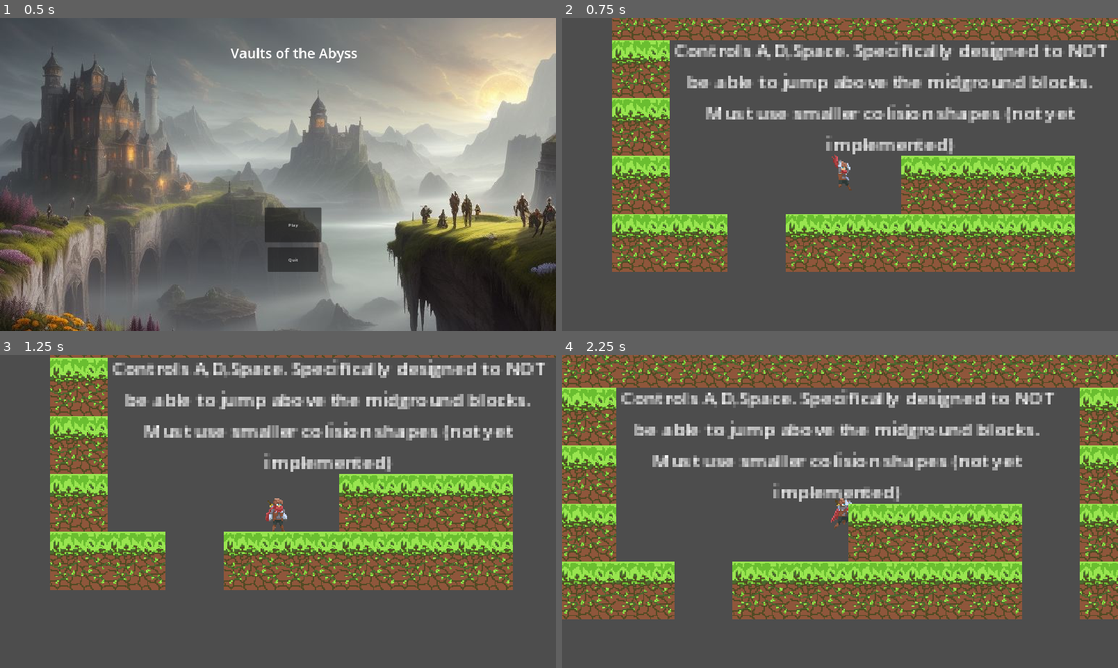
Above: before the commit, frames 1-4 (two rows, left to right).
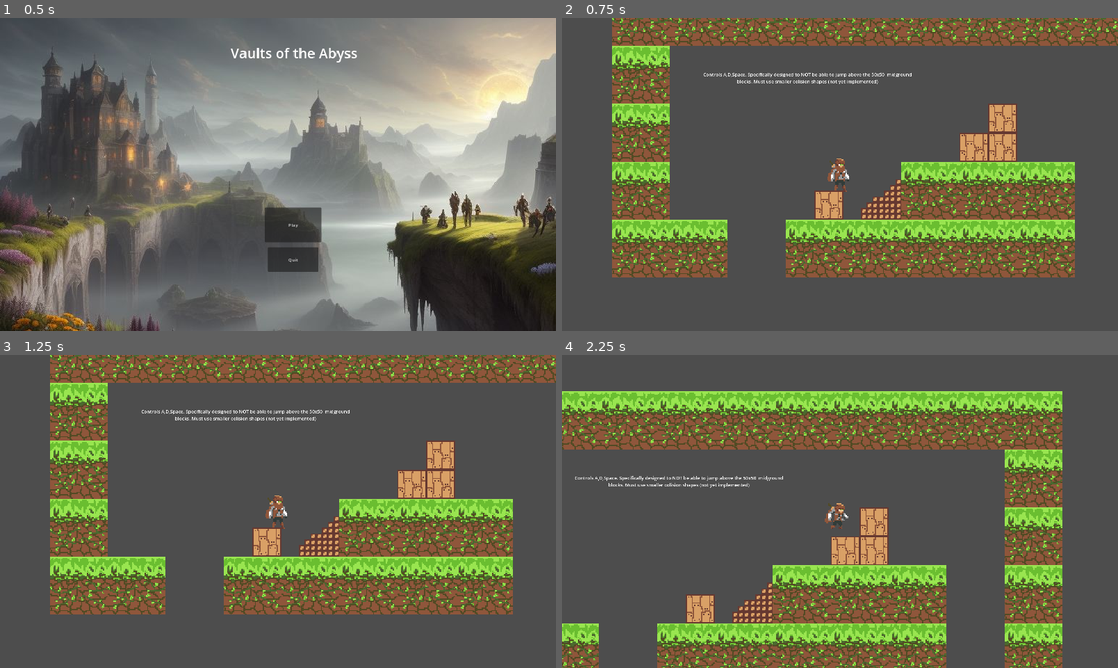
Above: after the commit, the same moments.

Repository: KevinSCoursey/VaultsOfTheAbyss
Game: Godot game, scene res://Scenes/UI/Menus/title_screen.tscn
Same seed, same stepped clock (60 frames per second), same inputs: the game is played once before the commit and once after it.
Inputs:
- Up to frame 1 (0.5 s): no input
- Up to frame 2 (0.75 s): click "Play" at 0.5 s
- Up to frame 3 (1.25 s): no input
- Up to frame 4 (2.25 s): tap Enter at 1.25 s; hold D (move_right) from 1.28 s (still down); tap Space (jump) at 1.35, 1.52, 1.82, 2.1 s

Frame 1 is identical in both runs. In frame 2, 32% of the frame differs, in the area x 9-100%, y 0-83%; in frame 3, 40%; in frame 4, 70%, in the area x 0-100%, y 0-100%.

Commit message:
More tilemaps

Diff:
--- /dev/null
+++ b/2D Navigation/Tile Set/tile_set_surface_25x25.tres
@@ -0,0 +1,17 @@
+[gd_resource type="TileSet" load_steps=3 format=3 uid="uid://clfctc35gppci"]
+
+[ext_resource type="Texture2D" uid="uid://brh3lekrkifko" path="res://Sprites/Tilemap/Midground/WoodBox25x25.png" id="1_niu7b"]
+
+[sub_resource type="TileSetAtlasSource" id="TileSetAtlasSource_cnacl"]
+texture = ExtResource("1_niu7b")
+texture_region_size = Vector2i(25, 25)
+0:0/0 = 0
+0:0/0/physics_layer_0/linear_velocity = Vector2(0, 0)
+0:0/0/physics_layer_0/angular_velocity = 0.0
+0:0/0/physics_layer_0/polygon_0/points = PackedVector2Array(-12.5, -12.5, 12.5, -12.5, 12.5, 12.5, -12.5, 12.5)
+
+[resource]
+tile_size = Vector2i(25, 25)
+physics_layer_0/collision_layer = 1
+navigation_layer_0/layers = 1
+sources/0 = SubResource("TileSetAtlasSource_cnacl")
--- /dev/null
+++ b/2D Navigation/Tile Set/tile_set_surface_50x50.tres
@@ -0,0 +1,17 @@
+[gd_resource type="TileSet" load_steps=3 format=3 uid="uid://b7n4ofp3g3wa4"]
+
+[ext_resource type="Texture2D" uid="uid://bl206rkrptcs3" path="res://Sprites/Tilemap/Midground/Grass.png" id="1_tqnob"]
+
+[sub_resource type="TileSetAtlasSource" id="TileSetAtlasSource_yopmb"]
+texture = ExtResource("1_tqnob")
+texture_region_size = Vector2i(50, 50)
+0:0/0 = 0
+0:0/0/physics_layer_0/linear_velocity = Vector2(0, 0)
+0:0/0/physics_layer_0/angular_velocity = 0.0
+0:0/0/physics_layer_0/polygon_0/points = PackedVector2Array(-25, -25, 25, -25, 25, 25, -25, 25)
+
+[resource]
+tile_size = Vector2i(50, 50)
+physics_layer_0/collision_layer = 1
+navigation_layer_0/layers = 1
+sources/1 = SubResource("TileSetAtlasSource_yopmb")
--- /dev/null
+++ b/2D Navigation/Tile Set/tile_set_surface_5x5.tres
@@ -0,0 +1,16 @@
+[gd_resource type="TileSet" load_steps=3 format=3 uid="uid://bbkq7goyf282c"]
+
+[ext_resource type="Texture2D" uid="uid://ds822bomnr0bm" path="res://Sprites/Tilemap/Midground/WoodBox5x5.png" id="1_buvgl"]
+
+[sub_resource type="TileSetAtlasSource" id="TileSetAtlasSource_usygt"]
+texture = ExtResource("1_buvgl")
+texture_region_size = Vector2i(5, 5)
+0:0/0 = 0
+0:0/0/physics_layer_0/linear_velocity = Vector2(0, 0)
+0:0/0/physics_layer_0/angular_velocity = 0.0
+0:0/0/physics_layer_0/polygon_0/points = PackedVector2Array(-2.5, -2.5, 2.5, -2.5, 2.5, 2.5, -2.5, 2.5)
+
+[resource]
+tile_size = Vector2i(5, 5)
+physics_layer_0/collision_layer = 1
+sources/1 = SubResource("TileSetAtlasSource_usygt")
--- a/Scenes/Character/Player/player.gd
+++ b/Scenes/Character/Player/player.gd
@@ -2,7 +2,9 @@
 
 
 const SPEED = 300.0
-const JUMP_VELOCITY = -250.0
+const JUMP_VELOCITY = -300.0
+# Step height in pixels
+const STEP_HEIGHT = 5
 @onready var animation_player := $AnimationPlayer
 @onready var animated_sprite_2d := $AnimatedSprite2D
 
--- a/Scenes/Character/Player/player.tscn
+++ b/Scenes/Character/Player/player.tscn
@@ -1,67 +1,87 @@
-[gd_scene load_steps=22 format=3 uid="uid://c1lws0l4s5j43"]
-
-[ext_resource type="Texture2D" uid="uid://cgyssfxnvrqvj" path="res://Sprites/adventurer-v1.5-Sheet.png" id="1_q064u"]
-
-[sub_resource type="CapsuleShape2D" id="CapsuleShape2D_2okn0"]
-radius = 7.0
-height = 29.0
-
-[sub_resource type="AtlasTexture" id="AtlasTexture_qhme3"]
-atlas = ExtResource("1_q064u")
-region = Rect2(50, 111, 50, 37)
-
-[sub_resource type="AtlasTexture" id="AtlasTexture_tbgt2"]
-atlas = ExtResource("1_q064u")
-region = Rect2(100, 111, 50, 37)
-
-[sub_resource type="AtlasTexture" id="AtlasTexture_6ai6v"]
-atlas = ExtResource("1_q064u")
-region = Rect2(0, 0, 50, 37)
-
-[sub_resource type="AtlasTexture" id="AtlasTexture_mpjp4"]
-atlas = ExtResource("1_q064u")
-region = Rect2(50, 0, 50, 37)
-
-[sub_resource type="AtlasTexture" id="AtlasTexture_jvanf"]
-atlas = ExtResource("1_q064u")
-region = Rect2(100, 0, 50, 37)
-
-[sub_resource type="AtlasTexture" id="AtlasTexture_dus50"]
-atlas = ExtResource("1_q064u")
-region = Rect2(150, 0, 50, 37)
-
-[sub_resource type="AtlasTexture" id="AtlasTexture_jiwpv"]
-atlas = ExtResource("1_q064u")
-region = Rect2(50, 74, 50, 37)
-
-[sub_resource type="AtlasTexture" id="AtlasTexture_uq8k7"]
-atlas = ExtResource("1_q064u")
-region = Rect2(100, 74, 50, 37)
-
-[sub_resource type="AtlasTexture" id="AtlasTexture_mbt0n"]
-atlas = ExtResource("1_q064u")
-region = Rect2(150, 74, 50, 37)
-
-[sub_resource type="AtlasTexture" id="AtlasTexture_fq8wk"]
-atlas = ExtResource("1_q064u")
-region = Rect2(50, 37, 50, 37)
-
-[sub_resource type="AtlasTexture" id="AtlasTexture_csj5p"]
-atlas = ExtResource("1_q064u")
-region = Rect2(150, 37, 50, 37)
-
-[sub_resource type="AtlasTexture" id="AtlasTexture_is03k"]
-atlas = ExtResource("1_q064u")
-region = Rect2(100, 37, 50, 37)
+[gd_scene load_steps=27 format=3 uid="uid://c1lws0l4s5j43"]
+
+[ext_resource type="Texture2D" uid="uid://bt1pwbsheqdps" path="res://Sprites/Adventurer Sheet 30x30.png" id="1_46141"]
+
+[sub_resource type="CapsuleShape2D" id="CapsuleShape2D_g6lcy"]
+radius = 6.5
+height = 27.0
+
+[sub_resource type="AtlasTexture" id="AtlasTexture_i0c3r"]
+atlas = ExtResource("1_46141")
+region = Rect2(0, 90, 30, 30)
+
+[sub_resource type="AtlasTexture" id="AtlasTexture_b10rq"]
+atlas = ExtResource("1_46141")
+region = Rect2(30, 90, 30, 30)
+
+[sub_resource type="AtlasTexture" id="AtlasTexture_va83i"]
+atlas = ExtResource("1_46141")
+region = Rect2(0, 0, 30, 30)
+
+[sub_resource type="AtlasTexture" id="AtlasTexture_q1g8y"]
+atlas = ExtResource("1_46141")
+region = Rect2(30, 0, 30, 30)
+
+[sub_resource type="AtlasTexture" id="AtlasTexture_4vch5"]
+atlas = ExtResource("1_46141")
+region = Rect2(60, 0, 30, 30)
+
+[sub_resource type="AtlasTexture" id="AtlasTexture_sswfh"]
+atlas = ExtResource("1_46141")
+region = Rect2(90, 0, 30, 30)
+
+[sub_resource type="AtlasTexture" id="AtlasTexture_cdyn1"]
+atlas = ExtResource("1_46141")
+region = Rect2(0, 60, 30, 30)
+
+[sub_resource type="AtlasTexture" id="AtlasTexture_l106m"]
+atlas = ExtResource("1_46141")
+region = Rect2(30, 60, 30, 30)
+
+[sub_resource type="AtlasTexture" id="AtlasTexture_17xbp"]
+atlas = ExtResource("1_46141")
+region = Rect2(60, 60, 30, 30)
+
+[sub_resource type="AtlasTexture" id="AtlasTexture_bfvhu"]
+atlas = ExtResource("1_46141")
+region = Rect2(90, 60, 30, 30)
+
+[sub_resource type="AtlasTexture" id="AtlasTexture_8jmay"]
+atlas = ExtResource("1_46141")
+region = Rect2(0, 30, 30, 30)
+
+[sub_resource type="AtlasTexture" id="AtlasTexture_lp8y6"]
+atlas = ExtResource("1_46141")
+region = Rect2(30, 30, 30, 30)
+
+[sub_resource type="AtlasTexture" id="AtlasTexture_n63gp"]
+atlas = ExtResource("1_46141")
+region = Rect2(60, 30, 30, 30)
+
+[sub_resource type="AtlasTexture" id="AtlasTexture_y0dwo"]
+atlas = ExtResource("1_46141")
+region = Rect2(90, 30, 30, 30)
+
+[sub_resource type="AtlasTexture" id="AtlasTexture_fuatw"]
+atlas = ExtResource("1_46141")
+region = Rect2(120, 30, 30, 30)
+
+[sub_resource type="AtlasTexture" id="AtlasTexture_qxjbj"]
+atlas = ExtResource("1_46141")
+region = Rect2(150, 30, 30, 30)
+
+[sub_resource type="AtlasTexture" id="AtlasTexture_cajde"]
+atlas = ExtResource("1_46141")
+region = Rect2(180, 30, 30, 30)
 
 [sub_resource type="SpriteFrames" id="SpriteFrames_qdf8u"]
 animations = [{
 "frames": [{
 "duration": 1.0,
-"texture": SubResource("AtlasTexture_qhme3")
-}, {
-"duration": 1.0,
-"texture": SubResource("AtlasTexture_tbgt2")
+"texture": SubResource("AtlasTexture_i0c3r")
+}, {
+"duration": 1.0,
+"texture": SubResource("AtlasTexture_b10rq")
 }],
 "loop": true,
 "name": &"fall",
@@ -69,30 +89,33 @@
 }, {
 "frames": [{
 "duration": 2.0,
-"texture": SubResource("AtlasTexture_6ai6v")
+"texture": SubResource("AtlasTexture_va83i")
 }, {
 "duration": 1.5,
-"texture": SubResource("AtlasTexture_mpjp4")
+"texture": SubResource("AtlasTexture_q1g8y")
 }, {
 "duration": 1.4,
-"texture": SubResource("AtlasTexture_jvanf")
+"texture": SubResource("AtlasTexture_4vch5")
 }, {
 "duration": 1.2,
-"texture": SubResource("AtlasTexture_dus50")
+"texture": SubResource("AtlasTexture_sswfh")
 }],
 "loop": true,
 "name": &"idle",
 "speed": 3.0
 }, {
 "frames": [{
-"duration": 1.0,
-"texture": SubResource("AtlasTexture_jiwpv")
-}, {
-"duration": 1.0,
-"texture": SubResource("AtlasTexture_uq8k7")
-}, {
-"duration": 1.0,
-"texture": SubResource("AtlasTexture_mbt0n")
+"duration": 0.5,
+"texture": SubResource("AtlasTexture_cdyn1")
+}, {
+"duration": 0.5,
+"texture": SubResource("AtlasTexture_l106m")
+}, {
+"duration": 1.0,
+"texture": SubResource("AtlasTexture_17xbp")
+}, {
+"duration": 1.0,
+"texture": SubResource("AtlasTexture_bfvhu")
 }],
 "loop": true,
 "name": &"jump",
@@ -100,17 +123,29 @@
 }, {
 "frames": [{
 "duration": 1.0,
-"texture": SubResource("AtlasTexture_fq8wk")
-}, {
-"duration": 1.0,
-"texture": SubResource("AtlasTexture_csj5p")
-}, {
-"duration": 1.0,
-"texture": SubResource("AtlasTexture_is03k")
+"texture": SubResource("AtlasTexture_8jmay")
+}, {
+"duration": 1.0,
+"texture": SubResource("AtlasTexture_lp8y6")
+}, {
+"duration": 1.0,
+"texture": SubResource("AtlasTexture_n63gp")
+}, {
+"duration": 1.0,
+"texture": SubResource("AtlasTexture_y0dwo")
+}, {
+"duration": 1.0,
+"texture": SubResource("AtlasTexture_fuatw")
+}, {
+"duration": 1.0,
+"texture": SubResource("AtlasTexture_qxjbj")
+}, {
+"duration": 1.0,
+"texture": SubResource("AtlasTexture_cajde")
 }],
 "loop": true,
 "name": &"run",
-"speed": 4.0
+"speed": 5.0
 }]
 
 [sub_resource type="Animation" id="Animation_aldbm"]
@@ -267,13 +302,12 @@
 [node name="player" type="CharacterBody2D"]
 
 [node name="CollisionShape2D" type="CollisionShape2D" parent="."]
-position = Vector2(0, 3)
-shape = SubResource("CapsuleShape2D_2okn0")
+position = Vector2(0.5, 0.5)
+shape = SubResource("CapsuleShape2D_g6lcy")
 
 [node name="AnimatedSprite2D" type="AnimatedSprite2D" parent="."]
 sprite_frames = SubResource("SpriteFrames_qdf8u")
 animation = &"fall"
-frame = 1
 
 [node name="Camera2D" type="Camera2D" parent="."]
 zoom = Vector2(4, 4)
--- a/Scenes/World/world.tscn
+++ b/Scenes/World/world.tscn
@@ -1,31 +1,27 @@
-[gd_scene load_steps=6 format=3 uid="uid://dyp3imj0v2rx2"]
+[gd_scene load_steps=7 format=3 uid="uid://dyp3imj0v2rx2"]
 
 [ext_resource type="PackedScene" uid="uid://c1lws0l4s5j43" path="res://Scenes/Character/Player/player.tscn" id="1_2myhk"]
+[ext_resource type="Theme" uid="uid://cs3x28ngyxi82" path="res://Themes/ui_theme.tres" id="1_nty0c"]
 [ext_resource type="Script" path="res://Scenes/Character/Player/player.gd" id="2_1yyoa"]
-[ext_resource type="Texture2D" uid="uid://bl206rkrptcs3" path="res://Sprites/Tilemap/Midground/Grass.png" id="3_i65sc"]
-
-[sub_resource type="TileSetAtlasSource" id="TileSetAtlasSource_yopmb"]
-texture = ExtResource("3_i65sc")
-texture_region_size = Vector2i(50, 50)
-0:0/0 = 0
-0:0/0/physics_layer_0/linear_velocity = Vector2(0, 0)
-0:0/0/physics_layer_0/angular_velocity = 0.0
-0:0/0/physics_layer_0/polygon_0/points = PackedVector2Array(-25, -25, 25, -25, 25, 25, -25, 25)
-
-[sub_resource type="TileSet" id="TileSet_0knc2"]
-tile_size = Vector2i(50, 50)
-physics_layer_0/collision_layer = 1
-navigation_layer_0/layers = 1
-sources/1 = SubResource("TileSetAtlasSource_yopmb")
+[ext_resource type="TileSet" uid="uid://b7n4ofp3g3wa4" path="res://2D Navigation/Tile Set/tile_set_surface_50x50.tres" id="3_ejdu0"]
+[ext_resource type="TileSet" uid="uid://clfctc35gppci" path="res://2D Navigation/Tile Set/tile_set_surface_25x25.tres" id="4_1u4y3"]
+[ext_resource type="TileSet" uid="uid://bbkq7goyf282c" path="res://2D Navigation/Tile Set/tile_set_surface_5x5.tres" id="6_7hn21"]
 
 [node name="world" type="Node2D"]
 
-[node name="Label" type="Label" parent="."]
-offset_left = 744.0
-offset_top = 496.0
-offset_right = 1136.0
-offset_bottom = 600.0
-text = "Controls A,D,Space. Specifically designed to NOT be able to jump above the midground blocks. Must use smaller colision shapes (not yet implemented)"
+[node name="Control (Scale is 0_125x)" type="Control" parent="."]
+layout_mode = 3
+anchors_preset = 0
+scale = Vector2(0.125, 0.125)
+theme = ExtResource("1_nty0c")
+
+[node name="Label" type="Label" parent="Control (Scale is 0_125x)"]
+layout_mode = 0
+offset_left = 6216.0
+offset_top = 4176.0
+offset_right = 7688.0
+offset_bottom = 4600.0
+text = "Controls A,D,Space. Specifically designed to NOT be able to jump above the 50x50  midground blocks. Must use smaller colision shapes (not yet implemented)"
 horizontal_alignment = 1
 autowrap_mode = 3
 
@@ -33,9 +29,22 @@
 position = Vector2(897, 601)
 script = ExtResource("2_1yyoa")
 
-[node name="TileMap" type="TileMap" parent="."]
-tile_set = SubResource("TileSet_0knc2")
-cell_quadrant_size = 64
+[node name="time_map_container" type="Node2D" parent="."]
+
+[node name="TileMap50x50" type="TileMap" parent="time_map_container"]
+tile_set = ExtResource("3_ejdu0")
+cell_quadrant_size = 50
 format = 2
 layer_0/name = "Ground"
 layer_0/tile_data = PackedInt32Array(851985, 1, 0, 851986, 1, 0, 851987, 1, 0, 851988, 1, 0, 851989, 1, 0, 851983, 1, 0 …(295 unchanged characters)…
+
+[node name="TileMap25x25" type="TileMap" parent="time_map_container"]
+tile_set = ExtResource("4_1u4y3")
+cell_quadrant_size = 25
+format = 2
+layer_0/tile_data = PackedInt32Array(1638435, 0, 0, 1507368, 0, 0, 1507369, 0, 0, 1441833, 0, 0)
+
+[node name="TileMap5x5" type="TileMap" parent="time_map_container"]
+tile_set = ExtResource("6_7hn21")
+format = 2
+layer_0/tile_data = PackedInt32Array(8454333, 1, 0, 8454328, 1, 0, 8454329, 1, 0, 8388793, 1, 0, 8454330, 1, 0, 8454331, 1, 0, 8388795, 1, 0, 8388794, 1, 0, 8323258, 1, 0, 8323259, 1, 0, 8257723, 1, 0, 8192187, 1, 0, 8192188, 1, 0, 8257724, 1, 0, 8257725, 1, 0, 8323260, 1, 0, 8388796, 1, 0, 8454332, 1, 0, 8388797, 1, 0, 8323261, 1, 0, 8454327, 1, 0, 8388791, 1, 0, 8388792, 1, 0, 8323256, 1, 0, 8323257, 1, 0, 8257721, 1, 0, 8257722, 1, 0, 8192189, 1, 0, 8126652, 1, 0, 8126653, 1, 0, 8061117, 1, 0)
--- /dev/null
+++ b/Themes/ui_theme.tres
@@ -0,0 +1,5 @@
+[gd_resource type="Theme" format=3 uid="uid://cs3x28ngyxi82"]
+
+[resource]
+default_base_scale = 1.0
+default_font_size = 32
Binary file added: Sprites/Adventurer Sheet 30x30.png
Not shown, added: Sprites/Adventurer Sheet 30x30.png.import
Binary file added: Sprites/Tilemap/Midground/WoodBox5x5.png
Not shown, added: Sprites/Tilemap/Midground/WoodBox5x5.png.import
Binary file added: Themes/Color Pallet 1x17.png
Not shown, added: Themes/Color Pallet 1x17.png.import
